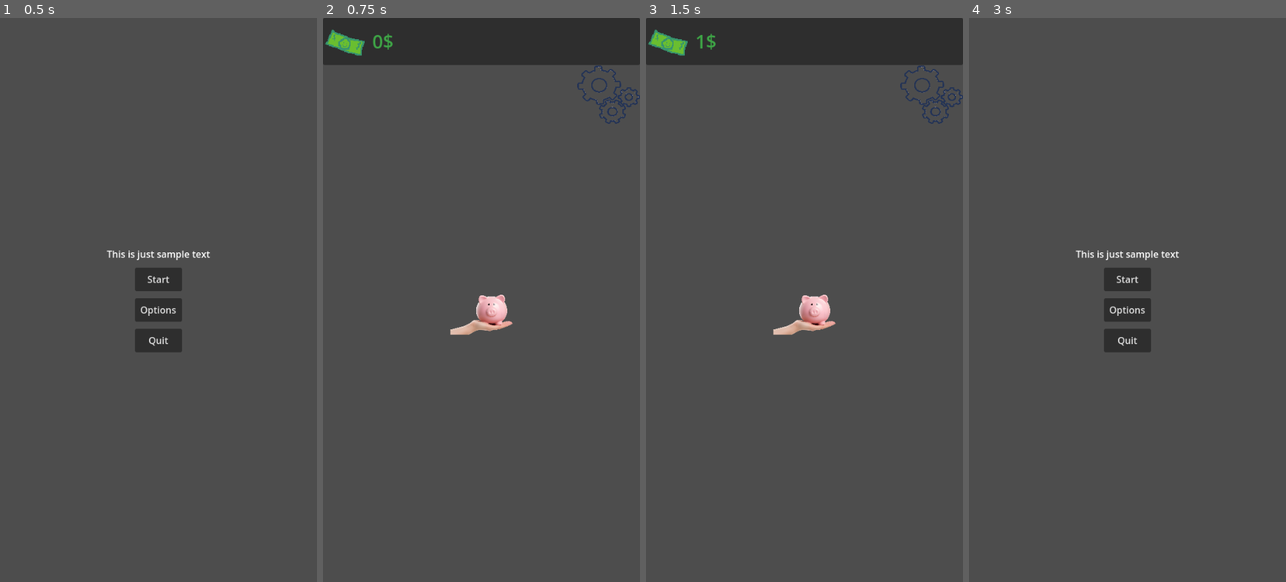
Above: before the commit, frames 1-4 (left to right).
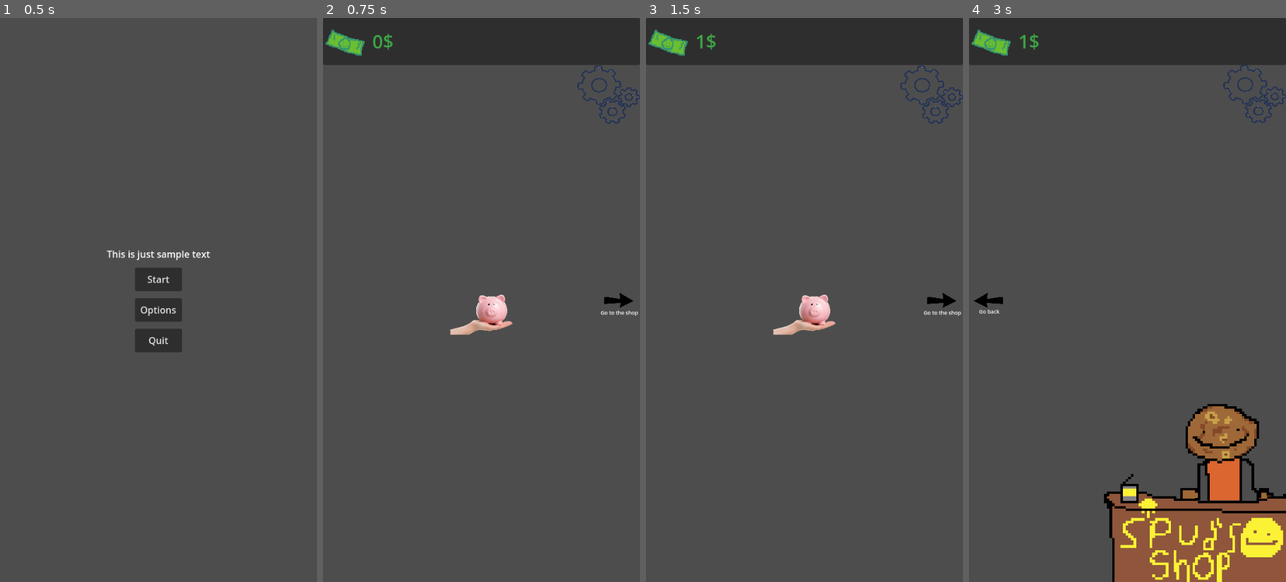
Above: after the commit, the same moments.

Repository: digitalpotato96/Clicker_Game
Game: Godot game, scene res://Scenes/main_menu.tscn
The game is run twice, just before and just after one commit, with the same random seed, the same clock (stepped at 60 frames per second) and the same inputs.
Inputs (mouse positions are in pixels of both pictures, inside the frame that each line leads up to):
- Up to frame 1 (0.5 s): no input
- Up to frame 2 (0.75 s): click "Start" at 0.5 s
- Up to frame 3 (1.5 s): click (804, 305) at 1.25 s
- Up to frame 4 (3 s): click (1263, 300) at 2.02 s; click (1254, 91) at 2.77 s

Frame 1 is identical in both runs. In frame 2, 0.2% of the frame differs, in the area x 87-100%, y 48-53%; in frame 3, 0.2%; in frame 4, 22%, in the area x 0-100%, y 0-100%.

Commit message:
Added spud and scene change

Diff:
--- a/Scenes/Main_UI.tscn
+++ b/Scenes/Main_UI.tscn
@@ -1,9 +1,10 @@
-[gd_scene load_steps=5 format=3 uid="uid://bwl5rqw6jhicr"]
+[gd_scene load_steps=6 format=3 uid="uid://bwl5rqw6jhicr"]
 
 [ext_resource type="Script" uid="uid://pmofxmqdd121" path="res://Scripts/MainUI.gd" id="1_1b2bo"]
 [ext_resource type="Texture2D" uid="uid://bblxwa3dj8uoc" path="res://Assets/piggy.png" id="2_v2k75"]
 [ext_resource type="Texture2D" uid="uid://cfvbx5510oq1o" path="res://Assets/dollar.png" id="3_wk3fd"]
 [ext_resource type="Texture2D" uid="uid://cfovc2jo6at3l" path="res://Assets/setting placeholder.png" id="4_w0gnm"]
+[ext_resource type="Texture2D" uid="uid://b52cmpthoeur0" path="res://Assets/Point.png" id="5_v2k75"]
 
 [node name="Main ui" type="CanvasLayer"]
 script = ExtResource("1_1b2bo")
@@ -63,5 +64,49 @@
 ignore_texture_size = true
 stretch_mode = 0
 
+[node name="Shop button" type="Control" parent="."]
+layout_mode = 3
+anchors_preset = 0
+offset_right = 541.0
+offset_bottom = 961.0
+mouse_filter = 2
+
+[node name="Shop" type="TextureButton" parent="Shop button"]
+layout_mode = 1
+anchors_preset = -1
+anchor_left = 0.868519
+anchor_top = 0.463021
+anchor_right = 1.0
+anchor_bottom = 0.536979
+offset_left = -0.86853
+offset_top = -0.463013
+offset_right = -0.86853
+offset_bottom = -0.463013
+grow_horizontal = 0
+grow_vertical = 2
+texture_normal = ExtResource("5_v2k75")
+ignore_texture_size = true
+stretch_mode = 0
+metadata/_edit_use_anchors_ = true
+
+[node name="Label" type="Label" parent="Shop button"]
+layout_mode = 1
+anchors_preset = -1
+anchor_left = 0.871
+anchor_top = 0.49
+anchor_right = 1.0
+anchor_bottom = 0.53
+offset_left = -0.211029
+offset_top = 24.11
+offset_right = -1.0
+offset_bottom = -0.330017
+grow_horizontal = 0
+grow_vertical = 2
+theme_override_font_sizes/font_size = 9
+text = "Go to the shop"
+horizontal_alignment = 1
+autowrap_mode = 3
+
 [connection signal="pressed" from="TextureButton" to="." method="_on_texture_button_pressed"]
 [connection signal="pressed" from="pause menu" to="." method="_on_pause_menu_pressed"]
+[connection signal="pressed" from="Shop button/Shop" to="." method="_on_shop_pressed"]
--- /dev/null
+++ b/Scenes/shop.gd
@@ -0,0 +1,13 @@
+extends TextureButton
+
+func _process(delta: float) -> void:
+	$"../../New_counter/HBoxContainer/RichTextLabel".text = str(Globals.cash) + "$"
+	pass
+
+func _on_shop_pause_menu_pressed() -> void:
+	get_tree().call_deferred("change_scene_to_file", "res://Scenes/main_menu.tscn")
+	pass # Replace with function body.
+
+func _on_pressed() -> void:
+	get_tree().call_deferred("change_scene_to_file", "res://Scenes/Clicker.tscn")
+	pass # Replace with function body.
--- a/Scenes/shop_scene.tscn
+++ b/Scenes/shop_scene.tscn
@@ -1,16 +1,141 @@
-[gd_scene format=3 uid="uid://nmbpa735v1p8"]
+[gd_scene load_steps=9 format=3 uid="uid://nmbpa735v1p8"]
+
+[ext_resource type="Texture2D" uid="uid://b1mevotqu5lra" path="res://Assets/Shop/Spud_desk.png" id="1_njw01"]
+[ext_resource type="Texture2D" uid="uid://bwfpsi7ikwo8d" path="res://Assets/Shop/Spud_Idle.png" id="2_6rmb7"]
+[ext_resource type="Texture2D" uid="uid://c68k5wxc7dxc2" path="res://Assets/Shop/Spud_talk.png" id="3_jwdga"]
+[ext_resource type="Texture2D" uid="uid://cfvbx5510oq1o" path="res://Assets/dollar.png" id="4_jwdga"]
+[ext_resource type="Texture2D" uid="uid://cfovc2jo6at3l" path="res://Assets/setting placeholder.png" id="5_uxpe5"]
+[ext_resource type="Texture2D" uid="uid://b52cmpthoeur0" path="res://Assets/Point.png" id="6_uxpe5"]
+[ext_resource type="Script" uid="uid://bagqajnp3js1j" path="res://Scenes/shop.gd" id="7_5ycja"]
+
+[sub_resource type="SpriteFrames" id="SpriteFrames_uxpe5"]
+animations = [{
+"frames": [{
+"duration": 1.0,
+"texture": ExtResource("2_6rmb7")
+}],
+"loop": true,
+"name": &"Spud_idle",
+"speed": 5.0
+}, {
+"frames": [{
+"duration": 1.0,
+"texture": ExtResource("2_6rmb7")
+}, {
+"duration": 1.0,
+"texture": ExtResource("3_jwdga")
+}],
+"loop": true,
+"name": &"Spud_talk",
+"speed": 4.0
+}]
 
 [node name="Shop scene" type="Node2D"]
 
-[node name="Desk" type="Control" parent="."]
-layout_mode = 3
-anchors_preset = 3
-anchor_left = 1.0
-anchor_top = 1.0
+[node name="Spud" type="AnimatedSprite2D" parent="."]
+position = Vector2(389.5, 802.184)
+scale = Vector2(4.18056, 4.20843)
+sprite_frames = SubResource("SpriteFrames_uxpe5")
+animation = &"Spud_idle"
+autoplay = "Spud_idle"
+frame_progress = 0.568409
+
+[node name="Shop ui" type="CanvasLayer" parent="."]
+
+[node name="Desk" type="TextureRect" parent="Shop ui"]
+z_index = 1
+anchors_preset = -1
+anchor_left = 0.393
+anchor_top = 0.674
 anchor_right = 1.0
 anchor_bottom = 1.0
-offset_left = -40.0
-offset_top = -40.0
+offset_left = -0.220001
+offset_top = -0.0400391
 grow_horizontal = 0
 grow_vertical = 0
-size_flags_horizontal = 8
+texture = ExtResource("1_njw01")
+
+[node name="New_counter" type="PanelContainer" parent="Shop ui"]
+anchors_preset = 10
+anchor_right = 1.0
+offset_bottom = 80.0
+grow_horizontal = 2
+
+[node name="HBoxContainer" type="HBoxContainer" parent="Shop ui/New_counter"]
+layout_mode = 2
+
+[node name="TextureRect" type="TextureRect" parent="Shop ui/New_counter/HBoxContainer"]
+custom_minimum_size = Vector2(80, 80)
+layout_mode = 2
+size_flags_horizontal = 4
+texture = ExtResource("4_jwdga")
+
+[node name="RichTextLabel" type="RichTextLabel" parent="Shop ui/New_counter/HBoxContainer"]
+layout_mode = 2
+size_flags_horizontal = 3
+theme_override_colors/default_color = Color(0.243137, 0.643137, 0.27451, 1)
+theme_override_colors/font_selected_color = Color(0.243387, 0.641238, 0.274796, 1)
+theme_override_font_sizes/normal_font_size = 32
+text = "Place holder"
+vertical_alignment = 1
+
+[node name="Shop pause menu" type="TextureButton" parent="Shop ui"]
+texture_filter = 1
+anchors_preset = -1
+anchor_left = 0.802
+anchor_right = 1.0
+anchor_bottom = 0.187
+offset_left = -0.0799866
+offset_top = 80.0
+offset_bottom = -0.520004
+texture_normal = ExtResource("5_uxpe5")
+ignore_texture_size = true
+stretch_mode = 0
+
+[node name="Shop button" type="Control" parent="Shop ui"]
+layout_mode = 3
+anchors_preset = 0
+offset_left = 540.0
+offset_top = 960.0
+offset_right = 1081.0
+offset_bottom = 1920.0
+rotation = 3.14159
+
+[node name="Leave shop" type="TextureButton" parent="Shop ui/Shop button"]
+layout_mode = 1
+anchors_preset = -1
+anchor_left = 0.868519
+anchor_top = 0.463021
+anchor_right = 0.998
+anchor_bottom = 0.536
+offset_left = 2.13147
+offset_top = -0.463013
+offset_right = 3.21344
+offset_bottom = 0.47699
+grow_vertical = 2
+texture_normal = ExtResource("6_uxpe5")
+ignore_texture_size = true
+stretch_mode = 0
+flip_v = true
+script = ExtResource("7_5ycja")
+
+[node name="Label" type="Label" parent="Shop ui/Shop button"]
+layout_mode = 1
+anchors_preset = -1
+anchor_left = 0.871
+anchor_top = 0.486
+anchor_right = 1.0
+anchor_bottom = 0.517
+offset_left = 68.789
+offset_top = 0.439941
+offset_right = 68.0
+offset_bottom = -15.36
+grow_vertical = 2
+rotation = 3.14159
+theme_override_font_sizes/font_size = 9
+text = "Go back"
+horizontal_alignment = 1
+autowrap_mode = 3
+
+[connection signal="pressed" from="Shop ui/Shop pause menu" to="Shop ui/Shop button/Leave shop" method="_on_shop_pause_menu_pressed"]
+[connection signal="pressed" from="Shop ui/Shop button/Leave shop" to="Shop ui/Shop button/Leave shop" method="_on_pressed"]
--- a/Scripts/Globals.gd
+++ b/Scripts/Globals.gd
@@ -8,4 +8,4 @@
 var MainMenu :PackedScene = preload("res://Scenes/main_menu.tscn")
 var MainGame :PackedScene = preload("res://Scenes/Clicker.tscn")
 var Casheffect :PackedScene = preload("res://Scenes/Cash effect.tscn")
-#var MainMenu :PackedScene = preload("res://Scenes/main_menu.tscn")
+var Shop :PackedScene = preload("res://Scenes/shop_scene.tscn")
--- a/Scripts/MainUI.gd
+++ b/Scripts/MainUI.gd
@@ -20,3 +20,8 @@
 func _on_pause_menu_pressed() -> void:
 	get_tree().call_deferred("change_scene_to_file", "res://Scenes/main_menu.tscn")
 	pass # Replace with function body.
+
+
+func _on_shop_pressed() -> void:
+	get_tree().call_deferred("change_scene_to_file", "res://Scenes/shop_scene.tscn")
+	pass # Replace with function body.
Binary file added: Assets/Point.png
Not shown, changed: Assets/Point.png.import
Binary file removed: Assets/Shop/Spud Desk.png
Binary file removed: Assets/Shop/Spud idle.png
Binary file removed: Assets/Shop/Spud talk.png
Binary file added: Assets/Shop/Spud_Idle.png
Not shown, added: Assets/Shop/Spud_Idle.png.import
Binary file added: Assets/Shop/Spud_desk.png
Not shown, changed: Assets/Shop/Spud_desk.png.import
Binary file added: Assets/Shop/Spud_talk.png
Not shown, changed: Assets/Shop/Spud_talk.png.import
Not shown, added: Scenes/shop.gd.uid
